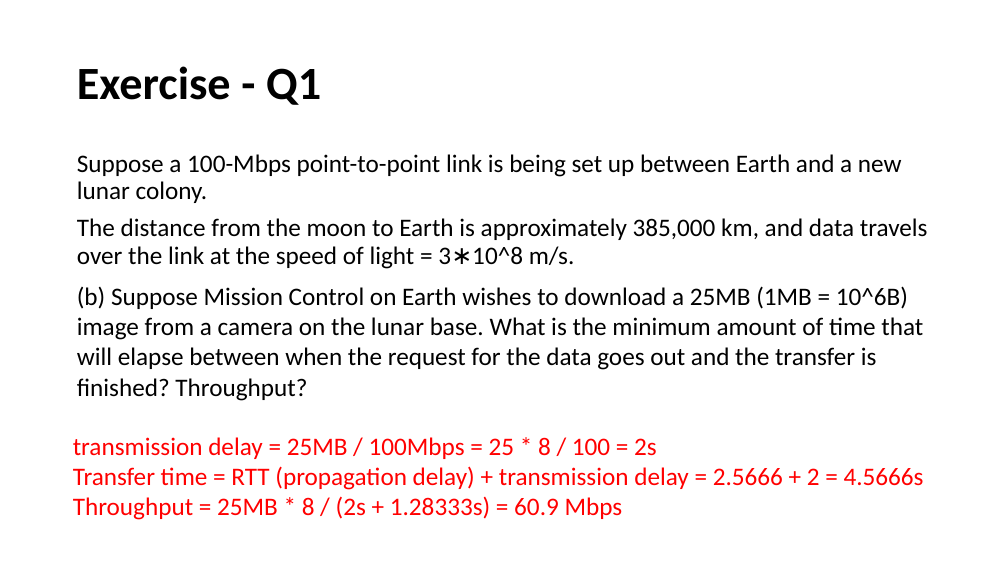
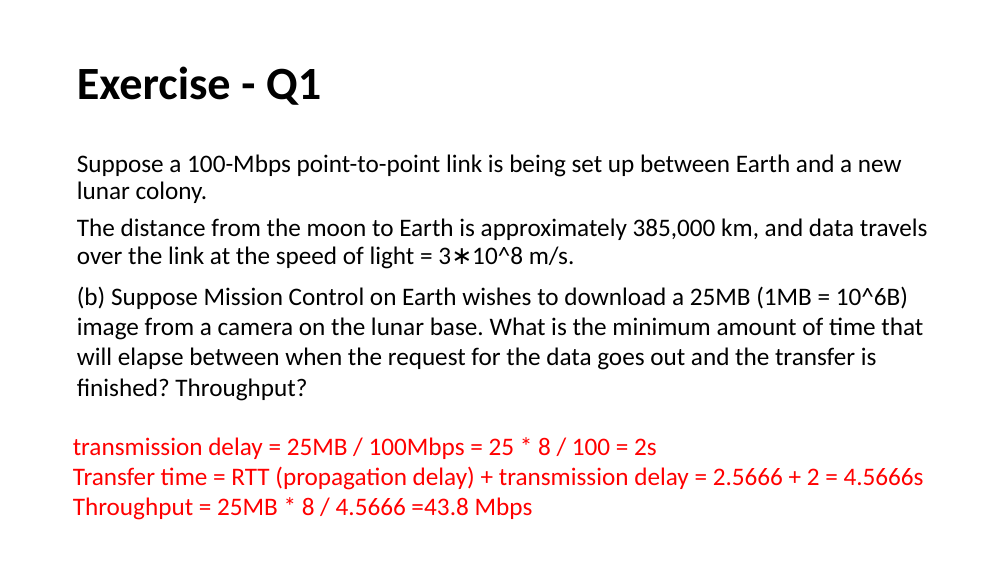
Before and after one commit to henryhxu/CSCI4430-ESTR4120, a slide deck: slide 16 of tutorial/T02/tut02.pptx. Drawn at 1008x567 pixels with LibreOffice and Linux fonts; fonts in the diff are those of the drawing. Boxes give left, top, right and bottom in pixels: in the first picture for what was removed or moved away, otherwise in the second. Text is boxed around its words. In the diff, an @@ line names an element or a change of style, - is before the commit and + after.

Commit message:
update Question of throughput in tut2

```diff
--- a/tutorial/T02/tut02.pptx
+++ b/tutorial/T02/tut02.pptx
@@ text at (73,497,533,520): text changed @@
-Throughput = 25MB * 8 / (2s + 1.28333s) = 60.9 Mbps
+Throughput = 25MB * 8 / 4.5666 =43.8 Mbps
```
